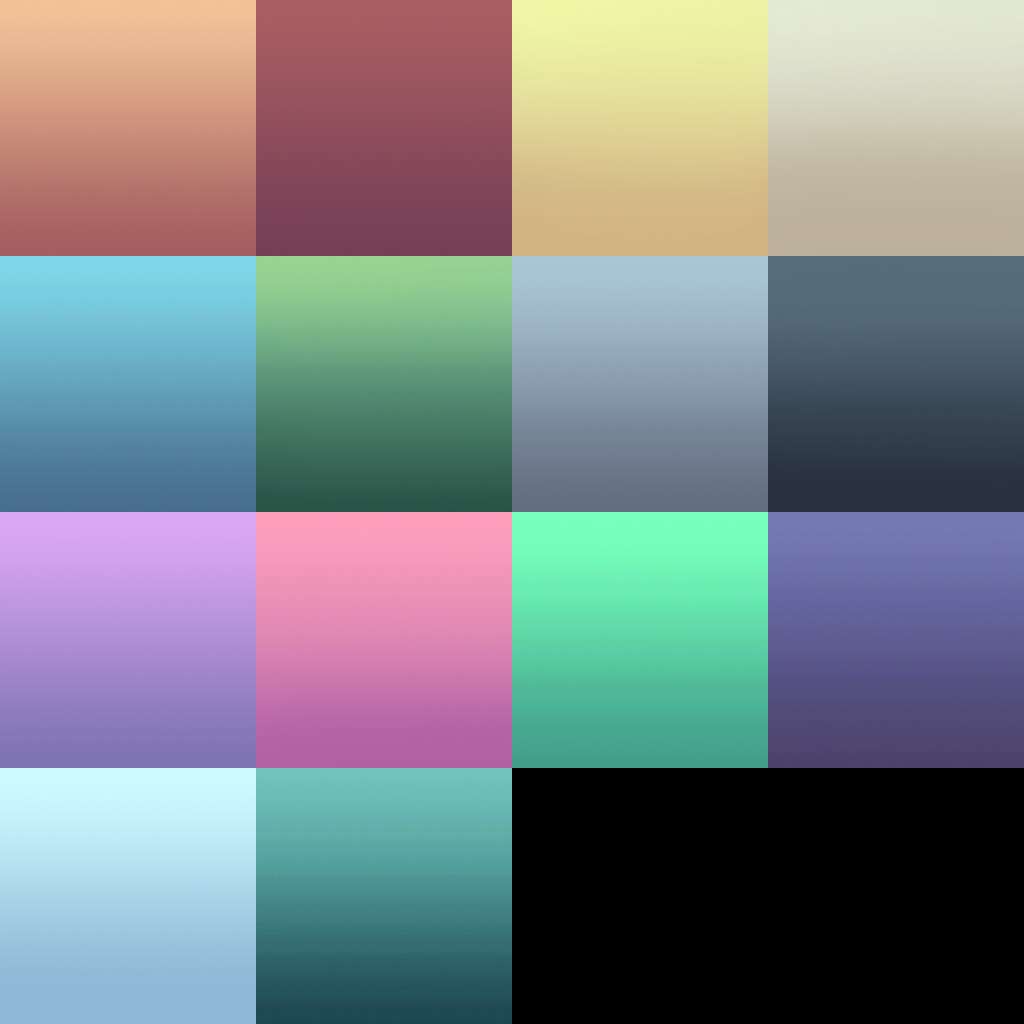
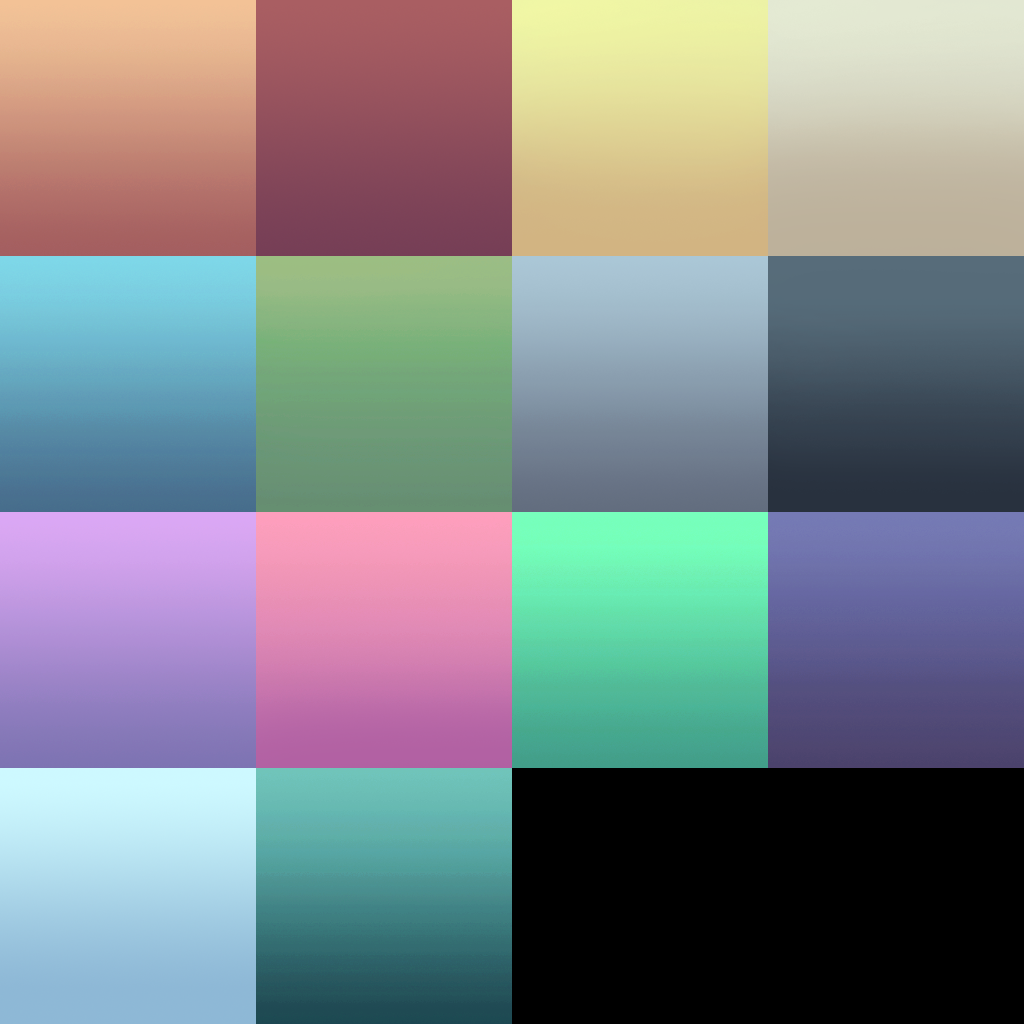
Two versions of the same layered image (1024 x 1024). Layer-by-layer changes:
painted on "Layer 1 copy 4" over [256, 256, 512, 512]
